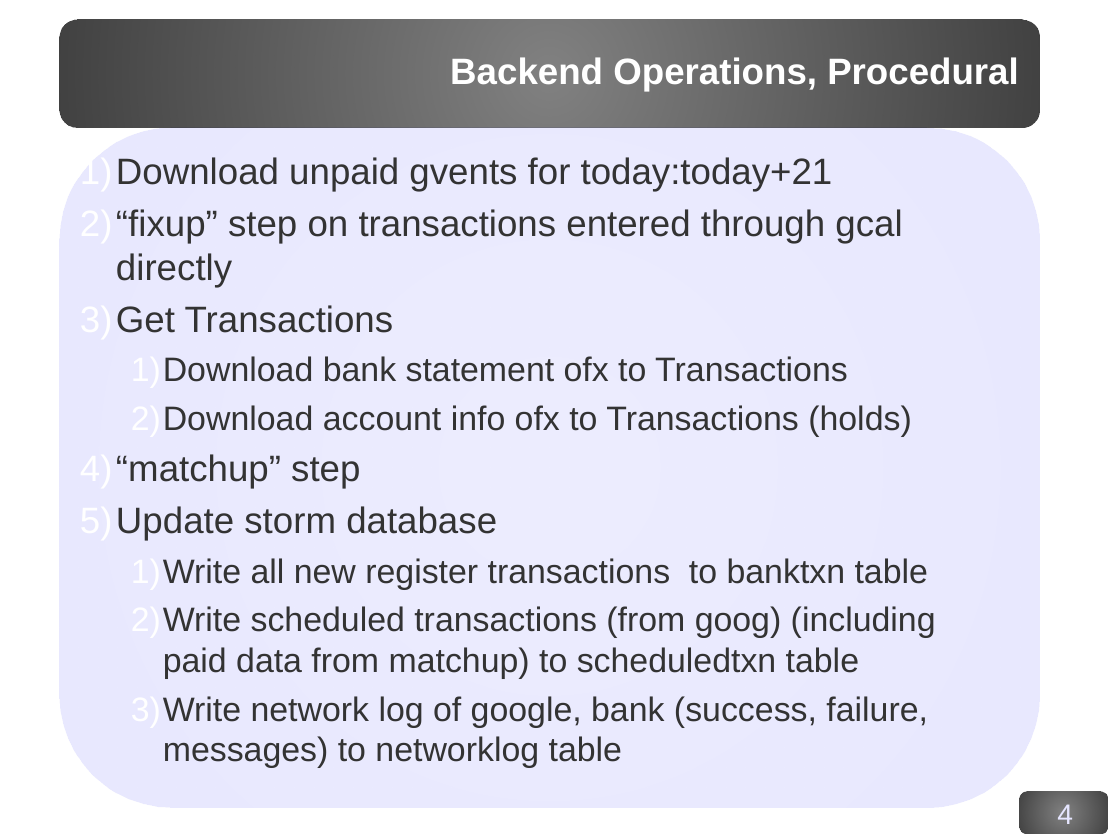
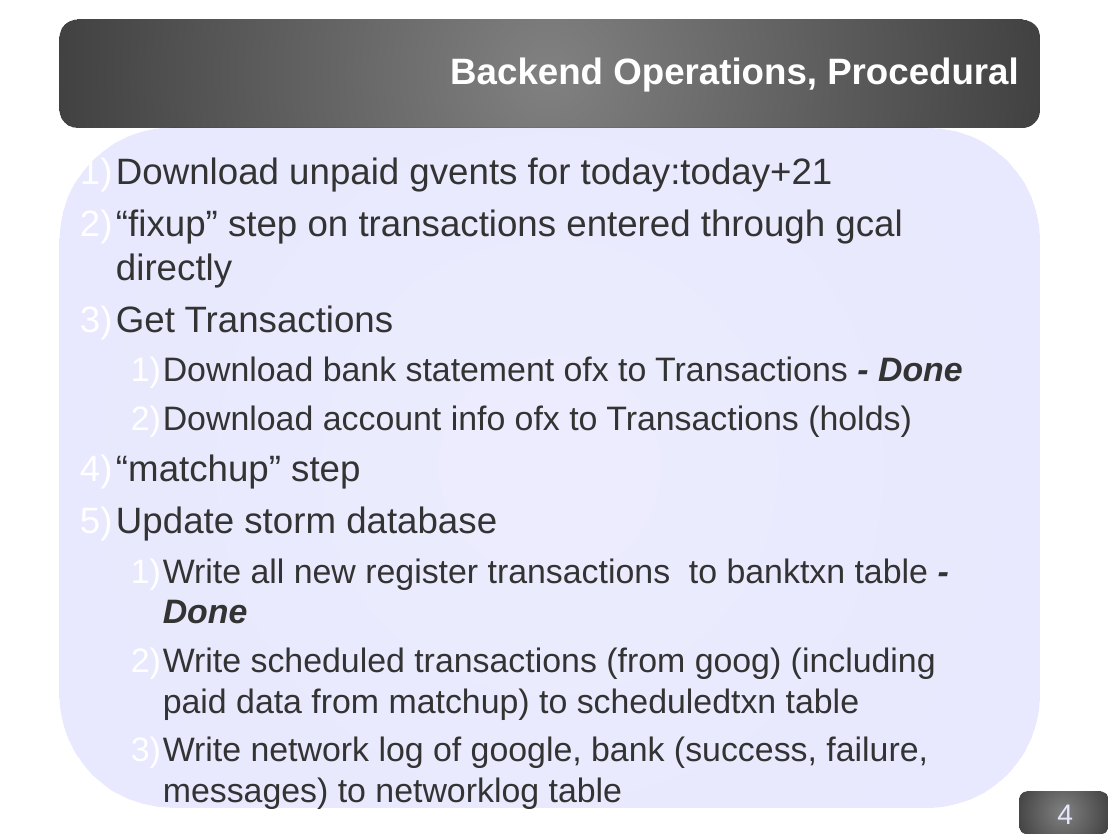
Before and after one commit to corydodt/Afloat, a slide deck: slide 4 of doc/afloat.odp. Drawn at 1120x840 pixels with LibreOffice and Linux fonts; fonts in the diff are those of the drawing; background and template pictures are left out. Boxes give left, top, right and bottom in pixels: in the first picture for what was removed or moved away, otherwise in the second. Text is boxed around its words. In the diff, an @@ line names an element or a change of style, - is before the commit and + after.

```diff
--- a/doc/afloat.odp
+++ b/doc/afloat.odp
@@ text at (x1=131, y1=356, x2=963, y2=382): text changed @@
-  1) Download bank statement ofx to Transactions
+  1) Download bank statement ofx to Transactions - Done
@@ text at (x1=131, y1=558, x2=928, y2=624): text changed @@
-  1) Write all new register transactions to banktxn table
+  1) Write all new register transactions to banktxn table - Done
```
Also in this commit, not shown: 1 other slide changed, 7 other files.
